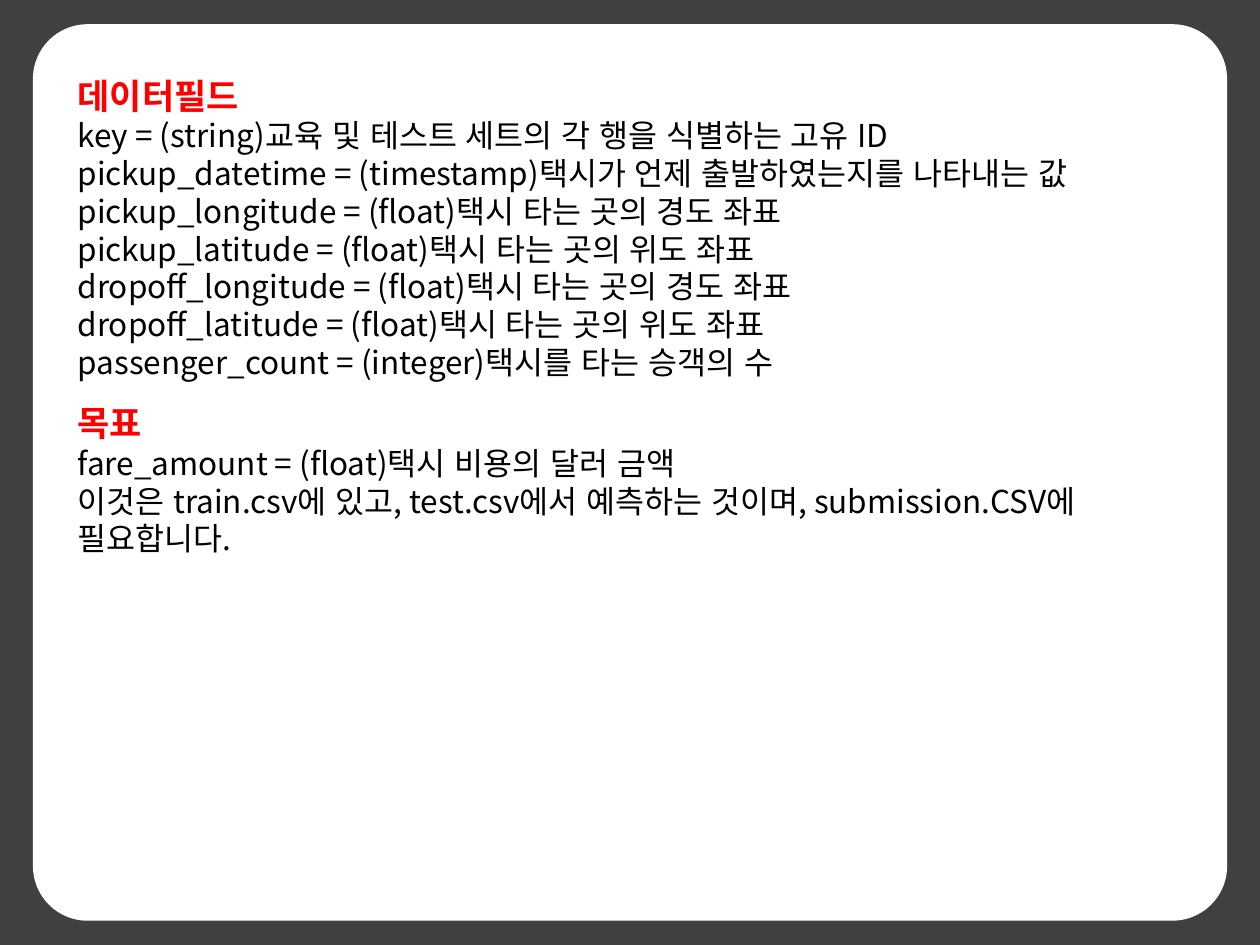
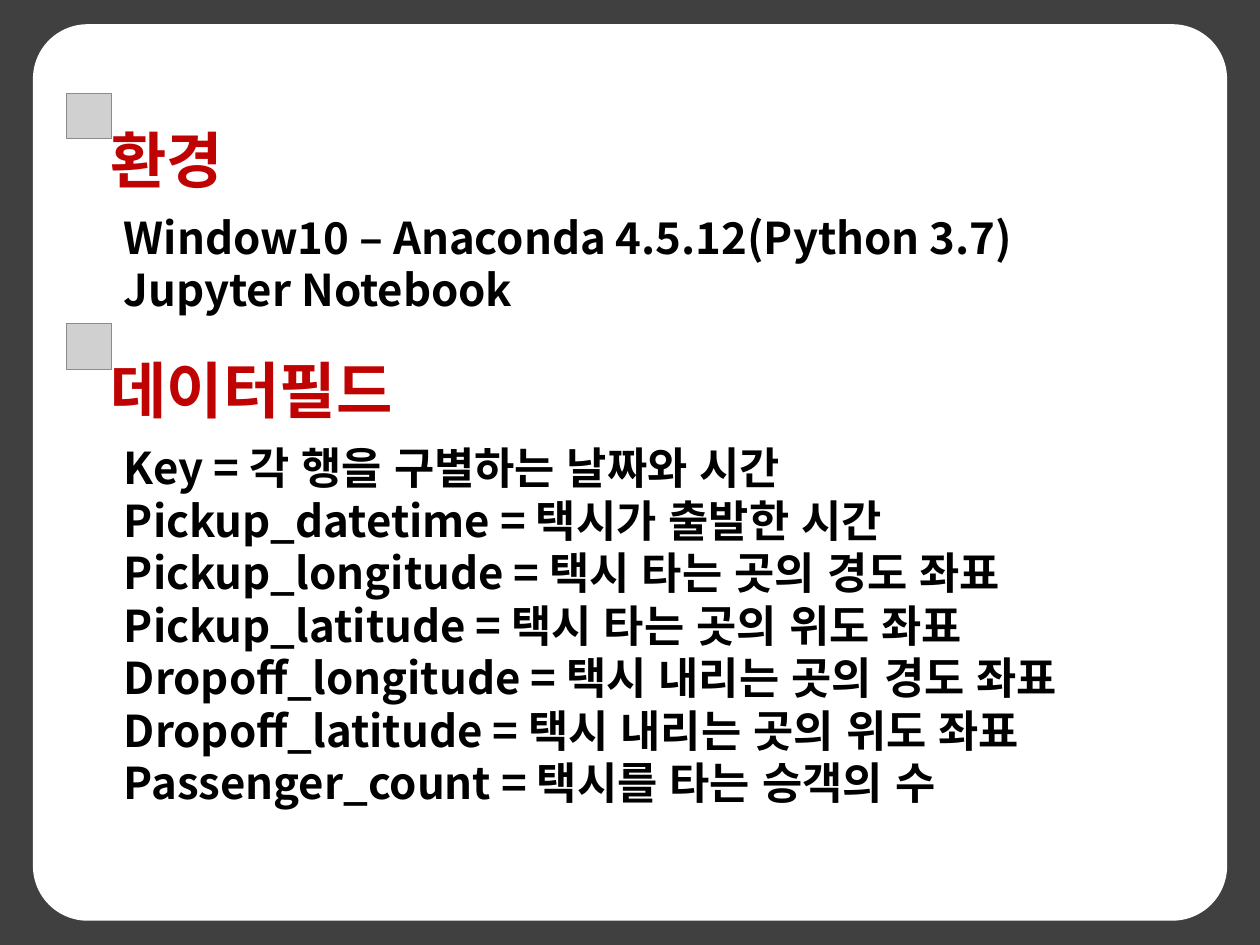
Before and after one commit to anys123/20144719, a slide deck: slide 6 of 20144719안유상(발표자료).pptx (slide 3 before the commit). Drawn at 1260x945 pixels with LibreOffice and Linux fonts; fonts in the diff are those of the drawing; grey boxes stand for pictures. Boxes give left, top, right and bottom in pixels: in the first picture for what was removed or moved away, otherwise in the second. Text is boxed around its words. In the diff, an @@ line names an element or a change of style, - is before the commit and + after.

```diff
--- a/20144719안유상(발표자료).pptx
+++ b/20144719안유상(발표자료).pptx
@@ picture added at [67, 93, 112, 139] @@
@@ text added at [111, 120, 224, 188], 35 pt, text #BF0302, bold @@
+환경
@@ text added at [124, 217, 1012, 316], 25 pt, text #000000, bold @@
+Window10 – Anaconda 4.5.12(Python 3.7)
+Jupyter Notebook
@@ picture added at [67, 324, 112, 369] @@
@@ text added at [111, 351, 393, 419], 35 pt, text #BF0302, bold @@
+데이터필드
@@ text at [124, 447, 1057, 810]: text changed; size 18 to 25 pt; bold on @@
-데이터필드
-key = (string)교육 및 테스트 세트의 각 행을 식별하는 고유 ID
-pickup_datetime = (timestamp)택시가 언제 출발하였는지를 나타내는 값
-pickup_longitude = (float)택시 타는 곳의 경도 좌표
-pickup_latitude = (float)택시 타는 곳의 위도 좌표
-dropoff_longitude = (float)택시 타는 곳의 경도 좌표
-dropoff_latitude = (float)택시 타는 곳의 위도 좌표
-passenger_count = (integer)택시를 타는 승객의 수
-목표
-fare_amount = (float)택시 비용의 달러 금액
-이것은 train.csv에 있고, test.csv에서 예측하는 것이며, submission.CSV에 필요합니다.
+Key = 각 행을 구별하는 날짜와 시간
+Pickup_datetime = 택시가 출발한 시간
+Pickup_longitude = 택시 타는 곳의 경도 좌표
+Pickup_latitude = 택시 타는 곳의 위도 좌표
+Dropoff_longitude = 택시 내리는 곳의 경도 좌표
+Dropoff_latitude = 택시 내리는 곳의 위도 좌표
+Passenger_count = 택시를 타는 승객의 수
```
Also in this commit, not shown: 11 slides added, 1 slide removed, 3 other files.
